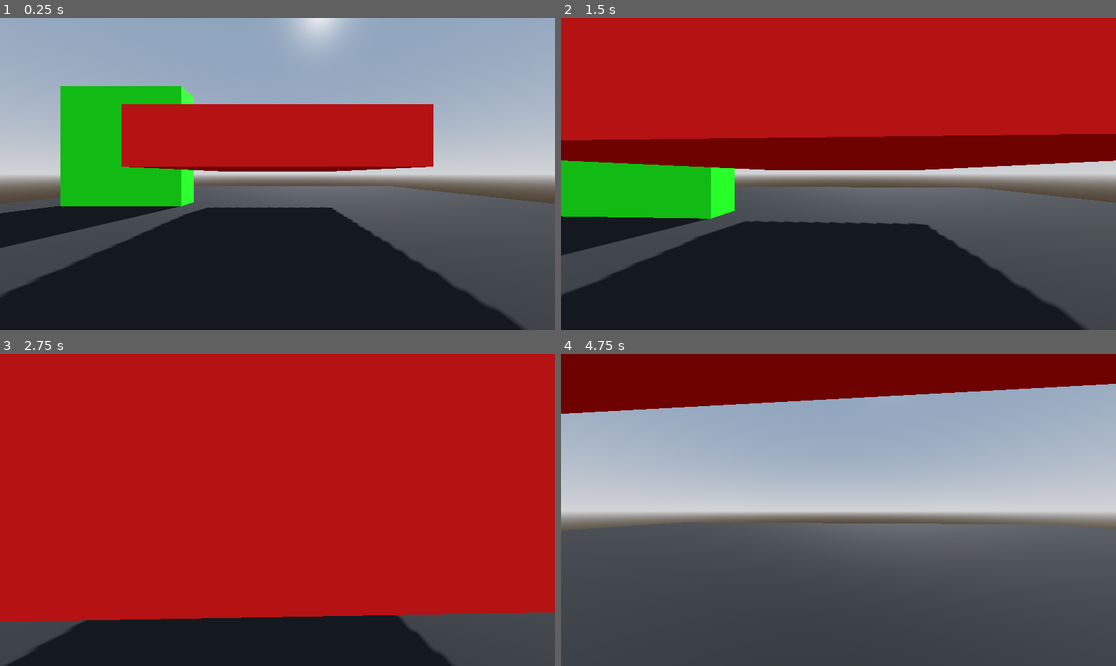
Above: before the commit, frames 1-4 (two rows, left to right).
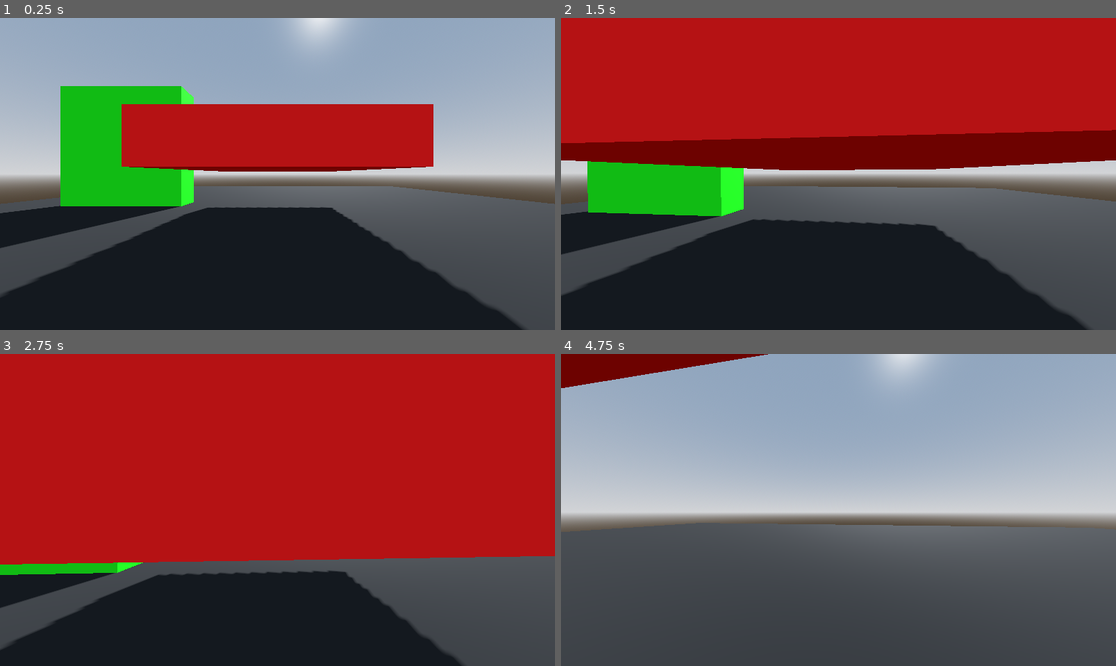
Above: after the commit, the same moments.

Repository: Mad565/IMPROVED-FPS-CONTROLLER-FOR-GODOT
Game: Godot game, scene res://MAIN/MAIN.tscn
Same seed, same stepped clock (60 frames per second), same inputs: the game is played once before the commit and once after it.
Inputs (mouse positions are in pixels of both pictures, inside the frame that each line leads up to):
- Up to frame 1 (0.25 s): no input
- Up to frame 2 (1.5 s): tap Enter (ui_accept) at 0.5, 0.6, 0.77, 1.07 s; move the mouse to (866, 174) at 0.52 s; hold W (MOVE_FORWARD) from 0.53 s (still down); move the mouse to (810, 174) at 1.27 s; tap Ctrl (crouch) at 1.35 s
- Up to frame 3 (2.75 s): keep holding W (MOVE_FORWARD); tap Enter (ui_accept) at 1.52, 1.55, 1.82, 2.3 s; move the mouse to (288, 503) at 2.02 s; hold Shift (sprint) from 2.03 s (still down)
- Up to frame 4 (4.75 s): keep holding W (MOVE_FORWARD); move the mouse to (832, 516) at 2.77 s; release Shift (sprint) at 2.78 s; tap Enter (ui_accept) at 2.85, 3.02, 3.32, 3.77, 3.8, 4.07, 4.52, 4.55 s; move the mouse to (877, 513) at 3.52 s; hold Ctrl (crouch) 3.53-4.28 s; move the mouse to (794, 506) at 4.27 s; tap Shift (sprint) at 4.35 s

The runs differ from the first frame. In frame 1, less than 0.1% of the frame differs, in the area x 81-82%, y 55-57%; in frame 2, 2.7%; in frame 3, 19%, in the area x 0-100%, y 64-100%; in frame 4, 13%.

Commit message:
Add files via upload

Diff:
--- a/FPS CONTROLLER/Fps.gd
+++ b/FPS CONTROLLER/Fps.gd
@@ -25,17 +25,15 @@
 # LOWEST HEIGHT AND MAXIMUM TRANSITION SPEED OF CROUCHING.
 var crouch_speed = 10.0
 # MOUSE SENSITIVITY.
-var mouse_sense = 0.05
+var mouse_sense = 0.1
 #IMPROTANT VARIABLES FOR PLAYER MOVEMENT.
 var is_forward_moving = false
 var direction = Vector3()
-var gravity_vector = Vector3()
-var movement = Vector3()
 # PLAYER.
-@onready var head = $Head
-@onready var camera3d = $Head/Camera3D
-@onready var player_capsule = $CollisionShape3D
-@onready var head_check = $Head_check
+@onready var head := $Head
+@onready var camera3d := $Head/Camera3D
+@onready var player_capsule := $CollisionShape3D
+@onready var head_check := $Head_check
 
 # CALLED WHEN THE NODE ENTERS THE SCENE TREE FOR THE FIRST TIME.
 func _ready():
@@ -51,7 +49,7 @@
 
 # CALLED EVERY FRAME. 'DELTA' IS THE ELAPSED TIME SINCE THE PREVIOUS FRAME.
 # ALSO THIS WILL HANDLE ALL THE PLAYERS MOVEMENT AND PHYSICS.
-func _physics_process(delta):
+func _process(delta):
 	# ADDS CROUCHING TO THE PLAYER MEANING IT CALLS THE CROUCH FUNCTION WHICH WE MADE.
 	CROUCH(delta)
 	# IF ESCAPE IS PRESSED IT WILL SHOW THE MOUSE CURSOR.
@@ -75,21 +73,20 @@
 		speed = sprint_speed
 	if Input.is_action_pressed("crouch") and Input.is_action_pressed("sprint"):
 		speed = normal_speed
-	#JUMPING AND GRAVITY.
-	# ADDS THE GRAVITY.
+	# ADDS JUMPING AND GRAVITY.
 	if not is_on_floor():
 		accel = accel_in_air
 		velocity.y -= gravity * delta
 	else:
 		accel = accel_normal
 		velocity.y -= jump_velocity
-	# HANDLE JUMP.
+	# HANDLES JUMP.
 	if Input.is_action_just_pressed("ui_accept") and is_on_floor():
-		accel = accel_in_air
+	# IF THE PLAYER PRESSES THE "ui_accept" AND WHEN THE CHARACTER IS ON THE FLOOR,
+	# SET THE Y VELOCITY TO THE JUMP VELOCITY.
 		velocity.y = jump_velocity
-	#make it move
+	#MAKES IT MOVE.
 	velocity = velocity.lerp(direction * speed, accel * delta)
-	movement = velocity + gravity_vector
 	#MOVES THE BODY BASED ON VELOCITY.
 	move_and_slide()
 
